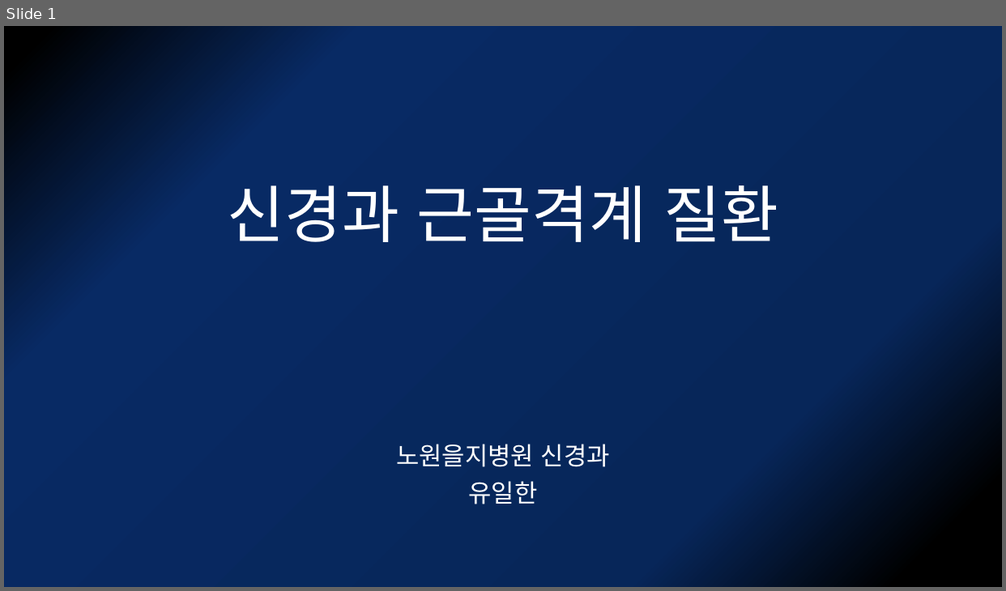
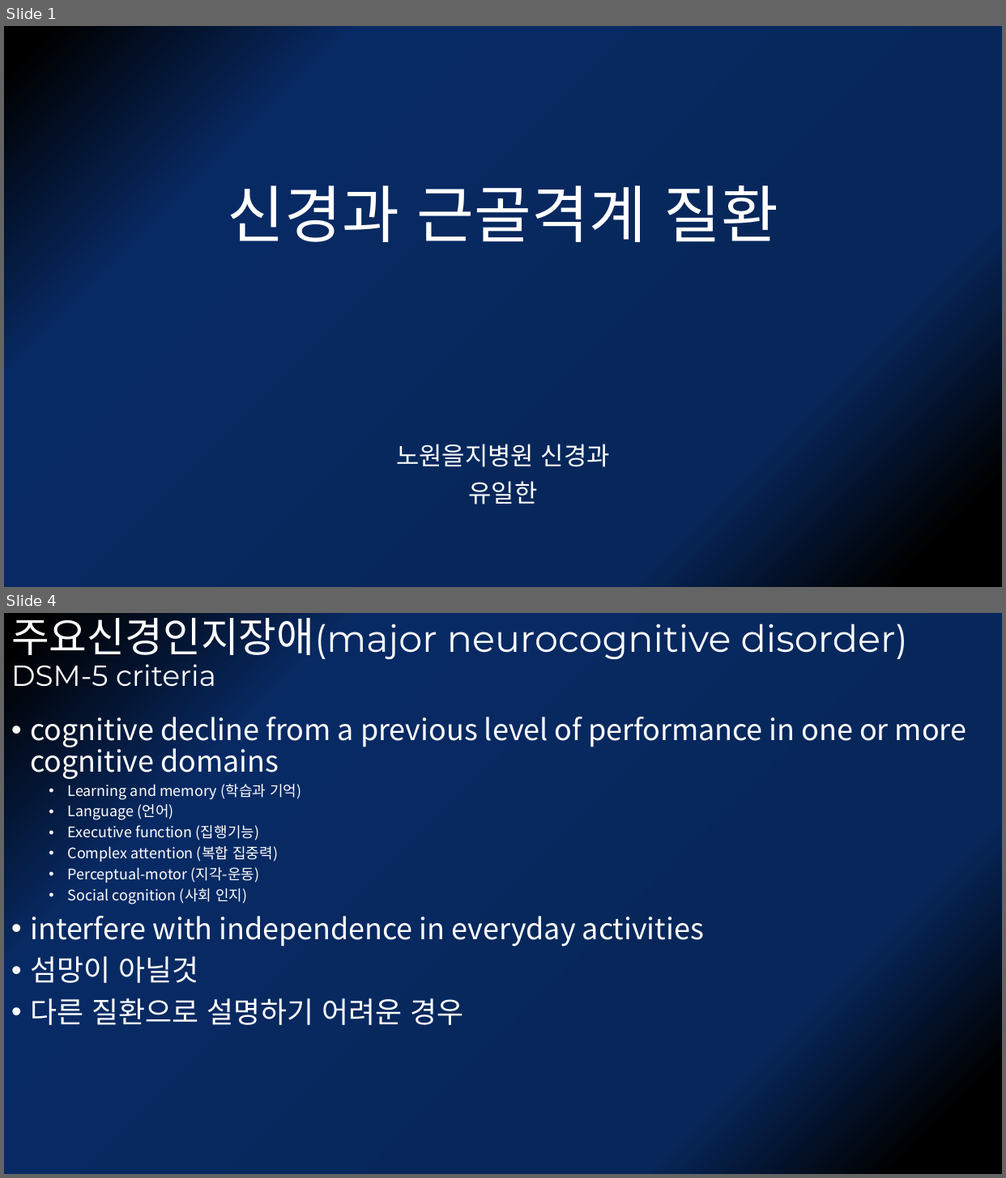
Before and after one commit to kjfdf/-, a slide deck: 신경과 근골격계 질환.pptx. Shown one above the other, each under a label of ours: slide 1 before the commit, slides 1 and 4 after it; the slides between them are not shown. The pictures are 1006x591 and 1006x1178 pixels, drawn with LibreOffice and Linux fonts; fonts in the diff are those of the drawing. Boxes give left, top, right and bottom in pixels: in the first picture for what was removed or moved away, otherwise in the second. Text is boxed around its words. In the diff, an @@ line names an element or a change of style, - is before the commit and + after.

```diff
--- a/신경과 근골격계 질환.pptx
+++ b/신경과 근골격계 질환.pptx
@@ slide 4 added at (4,613,1002,1174), background gradient #000000 to #072659 to #082A64 @@
@@ title added at (11,613,908,687), 36 pt, text #FFFFFF @@
+주요신경인지장애(major neurocognitive disorder)
+DSM-5 criteria
@@ text added at (30,717,966,1025), 28 pt, text #FFFFFF @@
+• cognitive decline from a previous level of performance in one or more cognitive domains
+  • Learning and memory (학습과 기억)
+  • Language (언어)
+  • Executive function (집행기능)
+  • Complex attention (복합 집중력)
+  • Perceptual-motor (지각-운동)
+  • Social cognition (사회 인지)
+• interfere with independence in everyday activities
+• 섬망이 아닐것
+• 다른 질환으로 설명하기 어려운 경우
```
Also in this commit, not shown: 20 other slides added, 1 slide removed.
